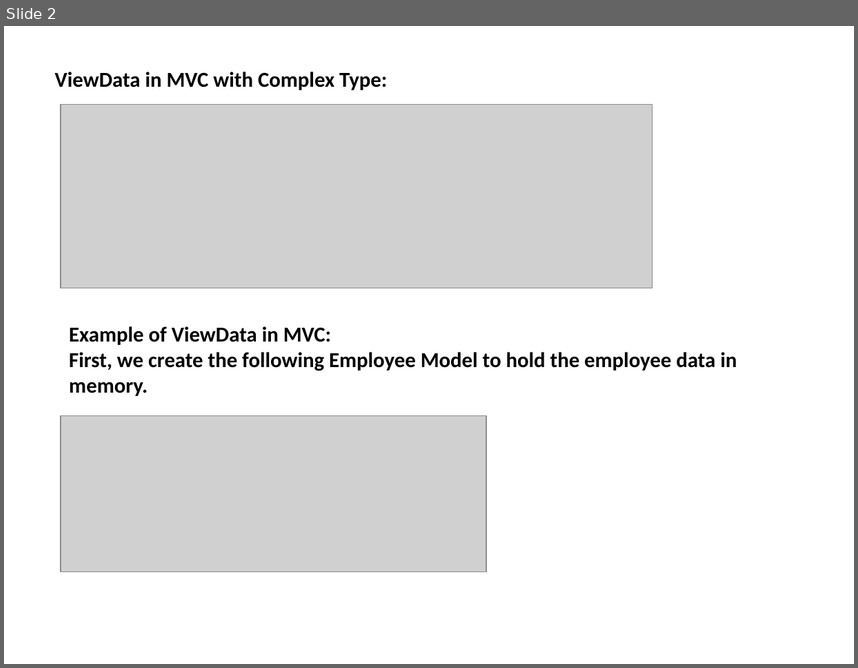
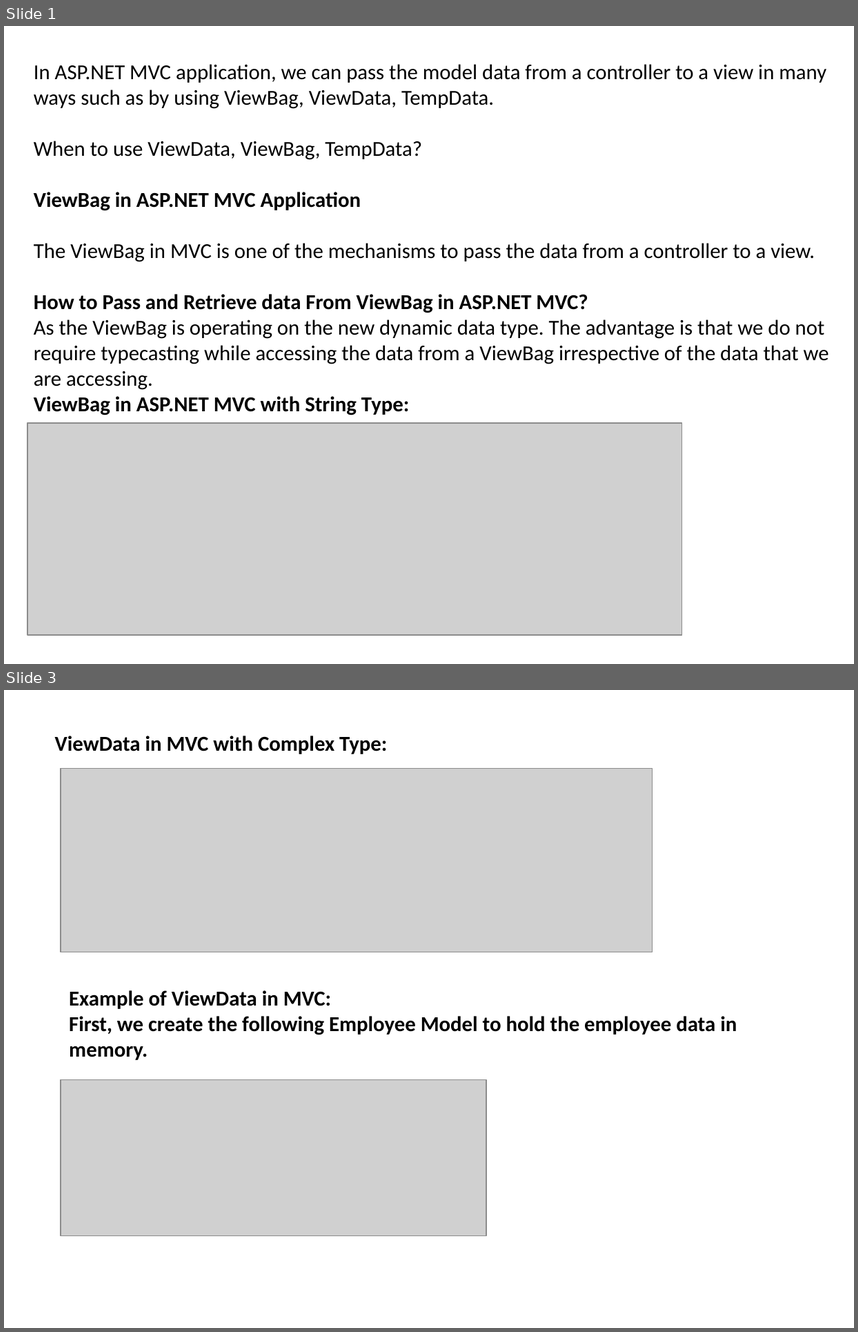
Before and after one commit to Patwaris/DotNetFullStack, a slide deck: MVC/MVC_PPT.pptx. Shown one above the other, each under a label of ours: slide 2 before the commit, slides 1 and 3 after it; the slides between them are not shown. The pictures are 858x668 and 858x1332 pixels, drawn with LibreOffice and Linux fonts; fonts in the diff are those of the drawing; grey boxes stand for pictures. Boxes give left, top, right and bottom in pixels: in the first picture for what was removed or moved away, otherwise in the second. Text is boxed around its words. In the diff, an @@ line names an element or a change of style, - is before the commit and + after.

```diff
--- a/MVC/MVC_PPT.pptx
+++ b/MVC/MVC_PPT.pptx
@@ slide 1 added at bbox=[4, 26, 854, 664], background #FFFFFF @@
@@ text added at bbox=[34, 64, 829, 415], 18 pt, text #000000 @@
+In ASP.NET MVC application, we can pass the model data from a controller to a view in many ways such as by using ViewBag, ViewData, TempData.
+When to use ViewData, ViewBag, TempData?
+ViewBag in ASP.NET MVC Application
+The ViewBag in MVC is one of the mechanisms to pass the data from a controller to a view.
+How to Pass and Retrieve data From ViewBag in ASP.NET MVC?
+As the ViewBag is operating on the new dynamic data type. The advantage is that we do not require typecasting while accessing the data from a ViewBag irrespective of the data that we are accessing.
+ViewBag in ASP.NET MVC with String Type:
@@ picture added at bbox=[27, 423, 682, 635] @@
@@ what was slide 2 is now slide 3 @@
```
Also in this commit, not shown: 1 slide changed, 7 other files.
